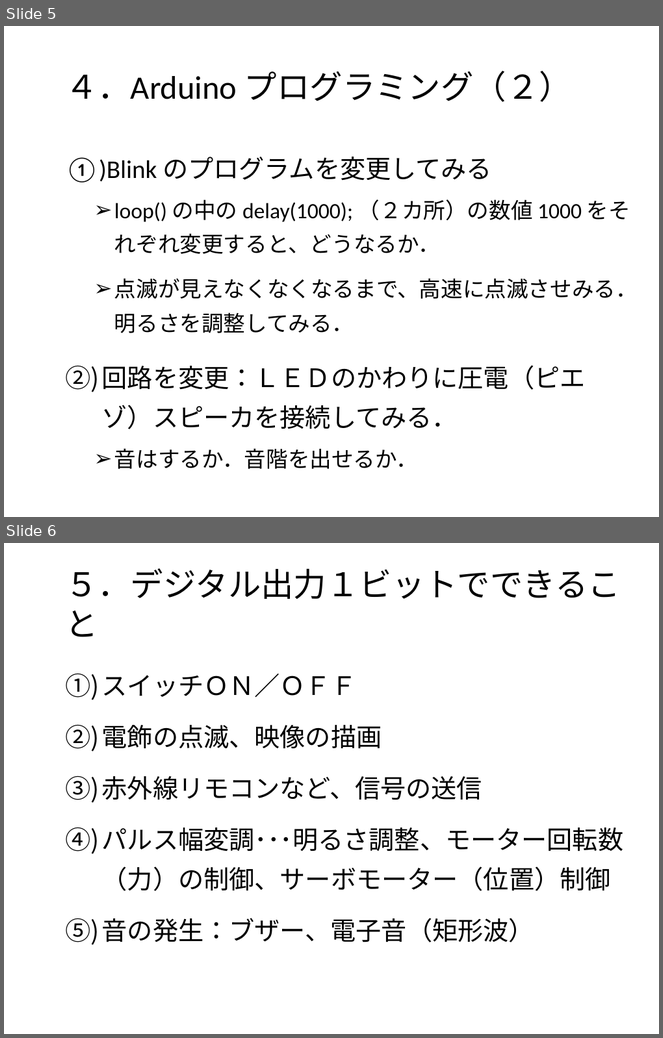
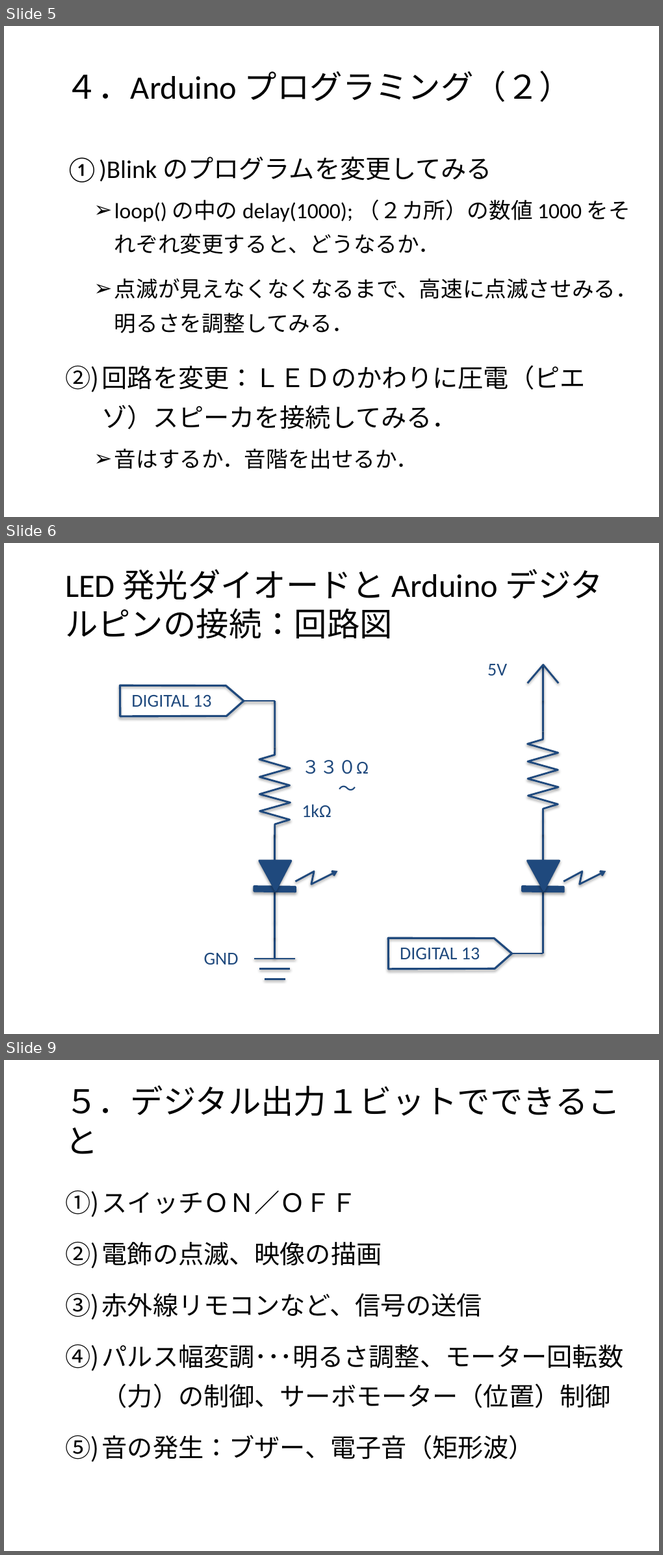
Before and after one commit to MatsK/Courses, a slide deck: CS2/Arduino入門：Arduino IDE 言語篇.pptx. Shown one above the other, each under a label of ours: slides 5 and 6 before the commit, slides 5, 6 and 9 after it; the slides between them are not shown. The pictures are 663x1038 and 663x1555 pixels, drawn with LibreOffice and Linux fonts; fonts in the diff are those of the drawing; background and template pictures are left out. Boxes give left, top, right and bottom in pixels: in the first picture for what was removed or moved away, otherwise in the second. Text is boxed around its words. In the diff, an @@ line names an element or a change of style, - is before the commit and + after.

```diff
--- a/CS2/Arduino入門：Arduino IDE 言語篇.pptx
+++ b/CS2/Arduino入門：Arduino IDE 言語篇.pptx
@@ slide 6 added at (4, 543, 659, 1034), background picture (left out) @@
@@ title added at (65, 569, 603, 639), 36 pt, text #000000 @@
+LED 発光ダイオードと Arduino デジタルピンの接続：回路図
@@ text added at (488, 664, 507, 676), 20 pt, text #1F497D @@
+5V
@@ text added at (302, 760, 369, 817), 20 pt, text #1F497D @@
+３３０Ω
+〜1kΩ
@@ group added at (388, 665, 606, 969): 6 lines, 6 freeform shapes, 1 text @@
+DIGITAL 13
@@ group added at (120, 686, 338, 979): 8 lines, 5 freeform shapes, 1 text @@
+DIGITAL 13
@@ text added at (204, 953, 239, 965), 20 pt, text #1F497D @@
+GND
@@ what was slide 6 is now slide 9 @@
```
Also in this commit, not shown: 6 slides changed, 6 other slides added, 2 other files.
